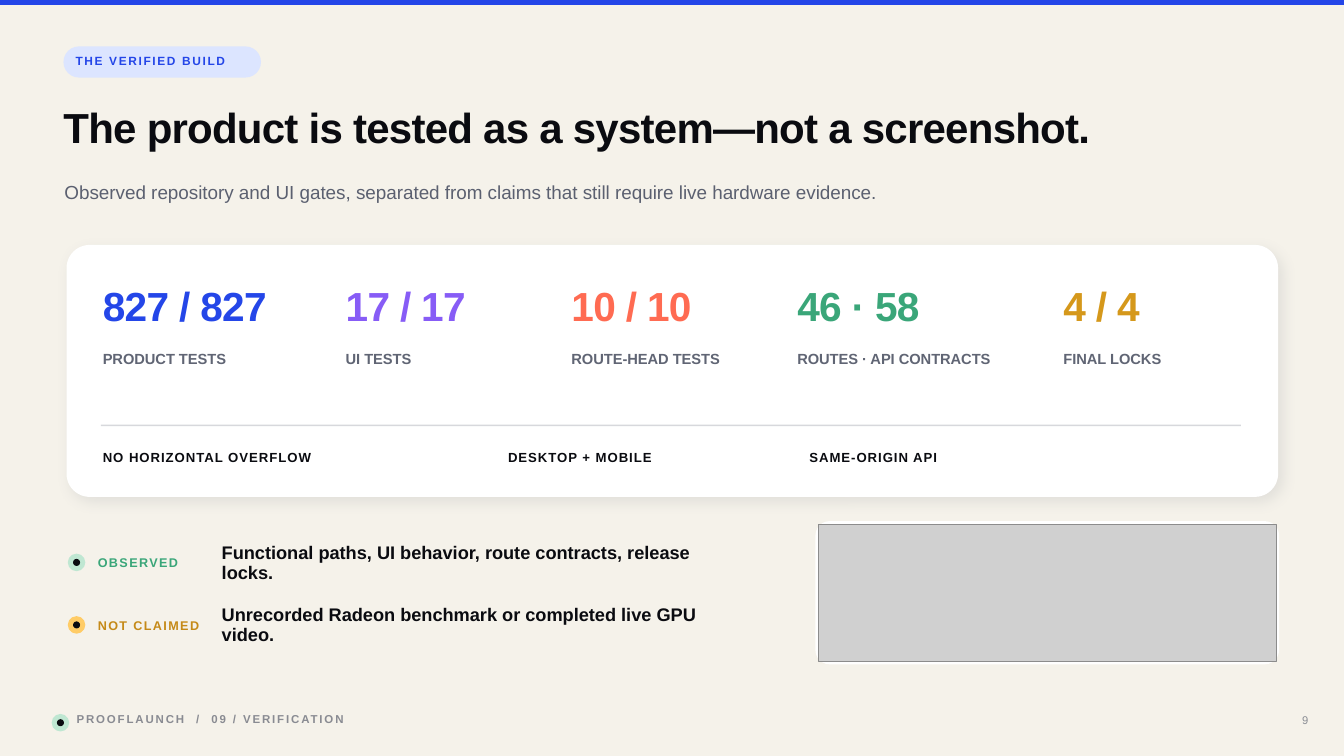
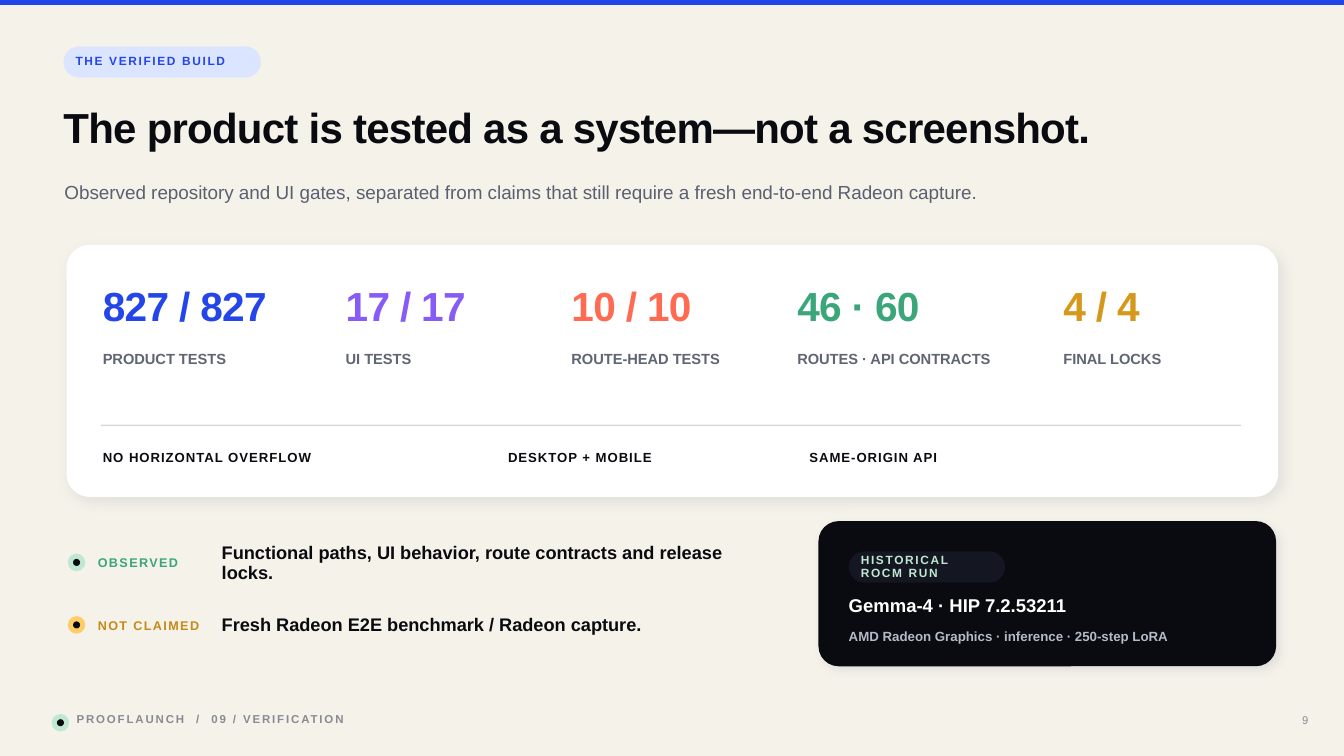
Before and after one commit to AMD-DEV-CONTEST/Radeon-hackathon-2026-07, a slide deck: slide 9 of prooflaunch/docs/ProofLaunch_Submission_Deck.pptx. Drawn at 1344x756 pixels with LibreOffice and Linux fonts; fonts in the diff are those of the drawing; grey boxes stand for pictures. Boxes give left, top, right and bottom in pixels: in the first picture for what was removed or moved away, otherwise in the second. Text is boxed around its words. In the diff, an @@ line names an element or a change of style, - is before the commit and + after.

Commit message:
Track 1: add verified historical Radeon evidence

```diff
--- a/prooflaunch/docs/ProofLaunch_Submission_Deck.pptx
+++ b/prooflaunch/docs/ProofLaunch_Submission_Deck.pptx
@@ text at (x1=64, y1=185, x2=977, y2=203): text changed @@
-Observed repository and UI gates, separated from claims that still require live hardware evidence.
+Observed repository and UI gates, separated from claims that still require a fresh end-to-end Radeon capture.
@@ text at (x1=797, y1=292, x2=919, y2=322): text changed @@
-46 · 58
+46 · 60
@@ rounded rectangle at (x1=819, y1=521, x2=1276, y2=666): fill #FFFFFF to #0A0B10; shadow on; proportions changed @@
@@ picture removed at (x1=819, y1=524, x2=1276, y2=661) @@
@@ text at (x1=222, y1=545, x2=723, y2=579): text changed @@
-Functional paths, UI behavior, route contracts, release locks.
+Functional paths, UI behavior, route contracts and release locks.
@@ rounded rectangle added at (x1=849, y1=552, x2=1005, y2=583), fill #141722 @@
@@ text added at (x1=861, y1=555, x2=948, y2=577), 8.5 pt, text #BFE7D2, bold @@
+HISTORICAL ROCM RUN
@@ text added at (x1=849, y1=599, x2=1066, y2=612), 13.2 pt, text #FFFFFF, bold @@
+Gemma-4 · HIP 7.2.53211
@@ text at (x1=222, y1=617, x2=642, y2=635): text changed @@
-Unrecorded Radeon benchmark or completed live GPU video.
+Fresh Radeon E2E benchmark / Radeon capture.
@@ text added at (x1=849, y1=631, x2=1167, y2=644), 9.5 pt, text #B4BAC8, bold @@
+AMD Radeon Graphics · inference · 250-step LoRA
```
Also in this commit, not shown: 2 other slides changed, 32 other files.
